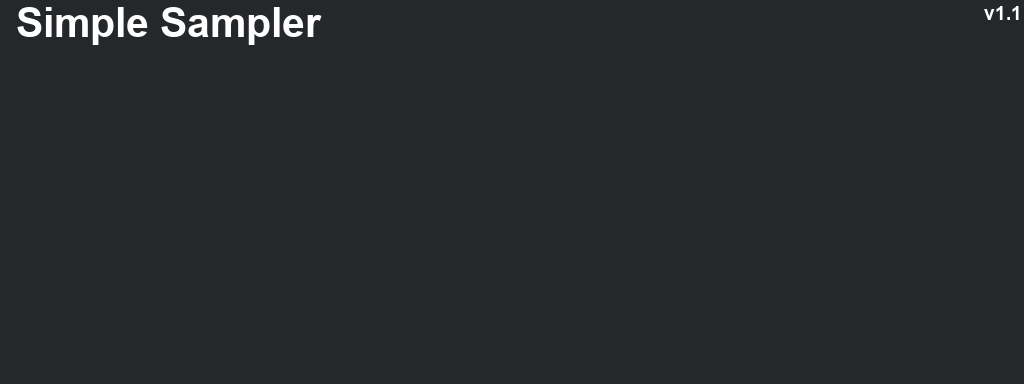
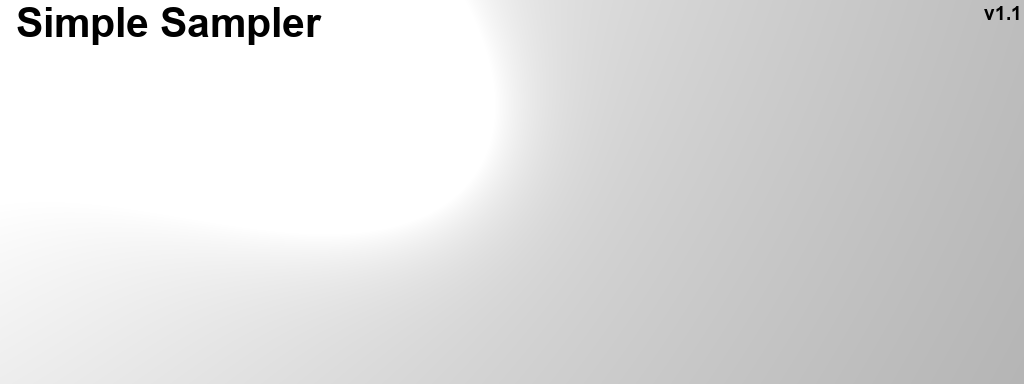
Layer changes from the first 1024 × 384 image to the second:
painted on "Version" over [984, 6, 1019, 20]
painted on "Simple Sampler" over [17, 7, 322, 45]
added layer "Bakgrund-ljus" above "Bakgrund-mörk" over [0, 0, 1024, 384]
renamed "Bakgrund" to "Bakgrund-mörk", hid it over [0, 0, 1024, 384]
